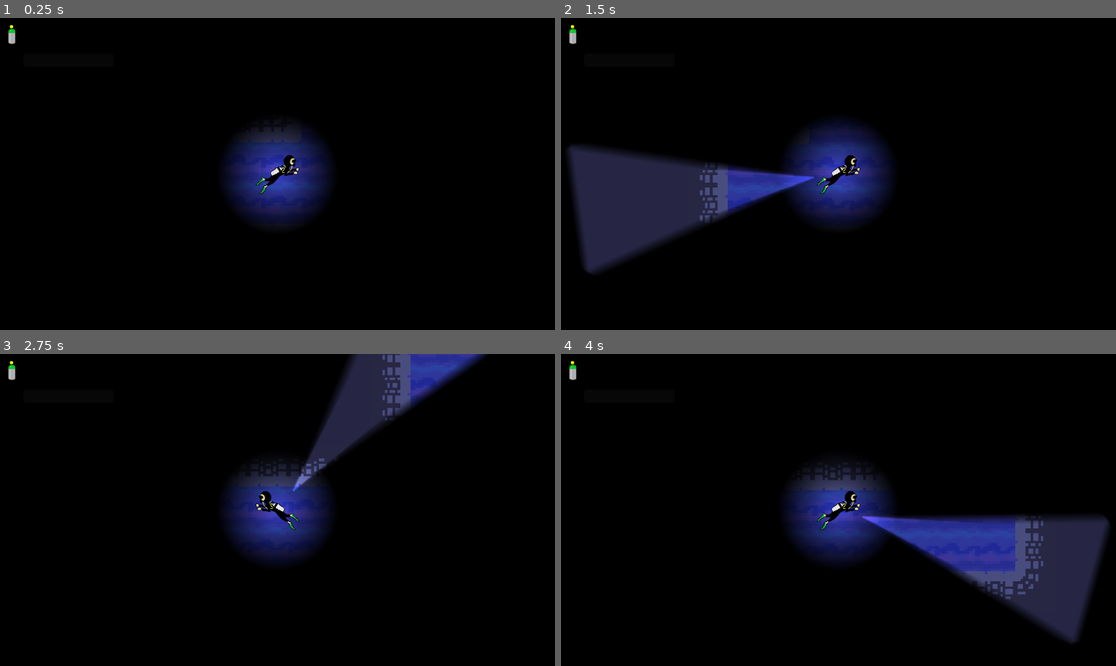
Above: before the commit, frames 1-4 (two rows, left to right).
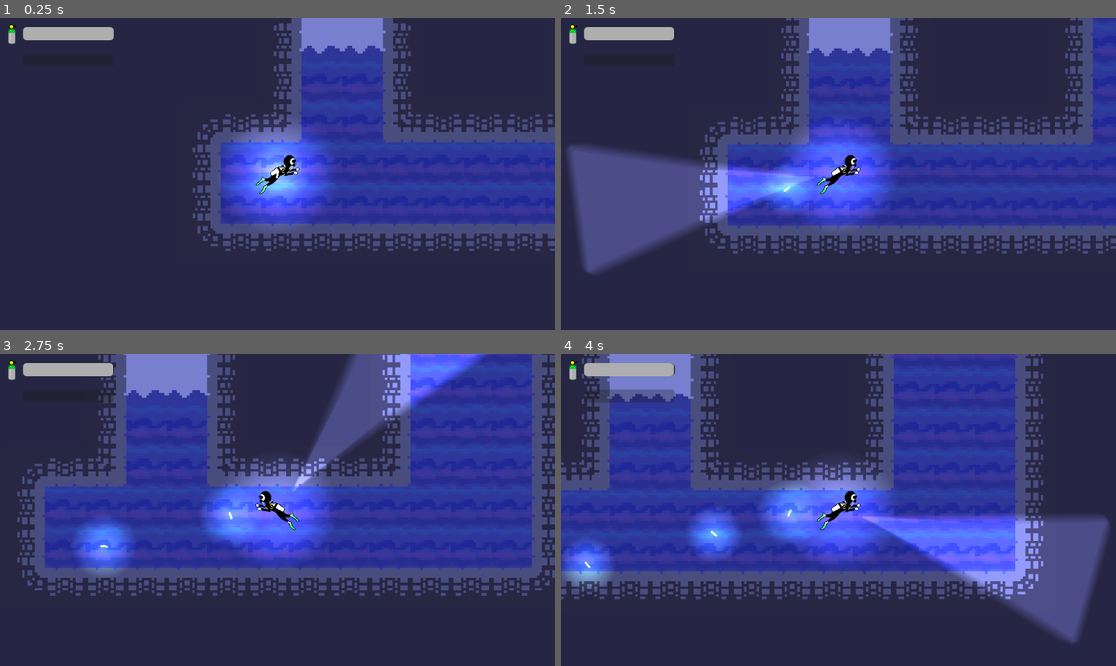
Above: after the commit, the same moments.

Repository: DeclanHarty/InTooDeep
Game: Godot game, scene res://scenes/game_scene.tscn
Same seed, same stepped clock (60 frames per second), same inputs: the game is played once before the commit and once after it. The engine's default icon, where the game draws it, is replaced by a stand-in: a white triangle on a blue panel in a dark square.
Inputs (mouse positions are in pixels of both pictures, inside the frame that each line leads up to):
- Up to frame 1 (0.25 s): no input
- Up to frame 2 (1.5 s): tap Enter at 0.5 s; move the mouse to (960, 158) at 0.52 s; hold Space (drop_glowstick) 0.53-1.28 s; hold Right (ui_right) from 0.53 s (still down); tap Up (ui_up) at 0.77 s; move the mouse to (727, 189) at 1.27 s; tap E (retrieve_glowstick) at 1.35 s
- Up to frame 3 (2.75 s): tap Up (ui_up) at 1.52 s; move the mouse to (333, 441) at 2.02 s; release Right (ui_right) at 2.03 s; hold Left (ui_left) from 2.03 s (still down); hold Space (drop_glowstick) from 2.03 s (still down)
- Up to frame 4 (4 s): move the mouse to (810, 572) at 2.77 s; release Left (ui_left) at 2.78 s; release Space (drop_glowstick) at 2.78 s; hold Right (ui_right) from 2.78 s (still down); tap E (retrieve_glowstick) at 2.85 s; tap Up (ui_up) at 3.02, 3.77 s; move the mouse to (1005, 556) at 3.52 s; hold Space (drop_glowstick) from 3.53 s (still down)

The runs differ from the first frame. In frame 1, 100% of the frame differs, in the area x 0-100%, y 0-100%; in frame 2, 100%; in frame 3, 100%; in frame 4, 100%.
Error before the commit: Parse Error: Could not preload resource file "res://scenes/glowstick.tscn". (res://scripts/glowstick_manager.gd:6)

Commit message:
Updated GameScene and Water Detection

Diff:
--- a/glowstick_interact.gd
+++ b/glowstick_interact.gd
@@ -9,9 +9,7 @@
 		retrive_glowstick.emit()
 
 func _on_area_entered(area: Area2D) -> void:
-	print("entered")
 	player_is_in = true
 
 func _on_area_exited(area: Area2D) -> void:
-	print("exited")
 	player_is_in = false
--- a/scenes/game_scene.tscn
+++ b/scenes/game_scene.tscn
@@ -7,12 +7,9 @@
 [ext_resource type="Script" path="res://scripts/glowstick_manager.gd" id="2_64osl"]
 [ext_resource type="Texture2D" uid="uid://bkan4ybqgutri" path="res://Assets/cave-background-xmrf3cnk7aa9t79a.jpg" id="2_njtht"]
 [ext_resource type="Texture2D" uid="uid://krxmiayby7xl" path="res://icon.svg" id="3_702yu"]
-[ext_resource type="Script" path="res://scripts/water_detection.gd" id="4_6p7kl"]
 [ext_resource type="Script" path="res://scripts/game_ui.gd" id="8_mf8gn"]
 [ext_resource type="Texture2D" uid="uid://brdq5y8hwcggt" path="res://Assets/oxygen_ui.png" id="8_wc5j5"]
-
-[sub_resource type="RectangleShape2D" id="RectangleShape2D_sltc4"]
-size = Vector2(199.727, 106.825)
+[ext_resource type="Script" path="res://scenes/water2.gd" id="10_bv13r"]
 
 [sub_resource type="Gradient" id="Gradient_upfl6"]
 offsets = PackedFloat32Array(0.439759)
@@ -37,6 +34,9 @@
 
 [sub_resource type="StyleBoxEmpty" id="StyleBoxEmpty_0rdwr"]
 
+[sub_resource type="RectangleShape2D" id="RectangleShape2D_va75a"]
+size = Vector2(87, 137)
+
 [node name="GameScene" type="Node2D"]
 
 [node name="Glowstick" parent="." instance=ExtResource("1_lrklx")]
@@ -48,27 +48,6 @@
 permanent_oxygen_depletion_per_seconds = 1.0
 oxygen_depletion_per_seconds = 20.0
 
-[node name="WaterDetection" type="Area2D" parent="."]
-position = Vector2(146, -278)
-collision_layer = 0
-collision_mask = 4
-script = ExtResource("4_6p7kl")
-
-[node name="CollisionShape2D" type="CollisionShape2D" parent="WaterDetection"]
-position = Vector2(-8.94614, 2.74365)
-rotation = -1.57157
-scale = Vector2(1.34444, 1.51737)
-shape = SubResource("RectangleShape2D_sltc4")
-
-[node name="WaterDetection2" type="Area2D" parent="."]
-position = Vector2(435, -1241)
-script = ExtResource("4_6p7kl")
-
-[node name="CollisionShape2D2" type="CollisionShape2D" parent="WaterDetection2"]
-position = Vector2(-1.06665, -1.48218)
-rotation = -1.57157
-shape = SubResource("RectangleShape2D_sltc4")
-
 [node name="MazeWalls" parent="." instance=ExtResource("1_tmx8u")]
 process_physics_priority = 1
 position = Vector2(1061, -824)
@@ -77,6 +56,7 @@
 
 [node name="Player" parent="." instance=ExtResource("1_a3g5g")]
 unique_name_in_owner = true
+collision_layer = 5
 
 [node name="Camera2D" type="Camera2D" parent="Player"]
 
@@ -86,6 +66,7 @@
 texture = SubResource("GradientTexture1D_672j4")
 
 [node name="CanvasModulate" type="CanvasModulate" parent="."]
+visible = false
 color = Color(0, 0, 0, 1)
 
 [node name="Sprite2D" type="Sprite2D" parent="."]
@@ -150,6 +131,26 @@
 [node name="GlowstickManager" type="Node2D" parent="."]
 script = ExtResource("2_64osl")
 
+[node name="Airpocket" type="Area2D" parent="."]
+position = Vector2(133, -324)
+collision_layer = 0
+collision_mask = 4
+script = ExtResource("10_bv13r")
+
+[node name="CollisionShape2D" type="CollisionShape2D" parent="Airpocket"]
+position = Vector2(1.5, -10.5)
+shape = SubResource("RectangleShape2D_va75a")
+
+[node name="Airpocket2" type="Area2D" parent="."]
+position = Vector2(431, -1085)
+collision_layer = 0
+collision_mask = 4
+script = ExtResource("10_bv13r")
+
+[node name="CollisionShape2D" type="CollisionShape2D" parent="Airpocket2"]
+position = Vector2(-1.5, -10.5)
+shape = SubResource("RectangleShape2D_va75a")
+
 [connection signal="oxygen_changed" from="OxygenManager" to="CanvasLayer/GameUI" method="_on_oxygen_manager_oxygen_changed"]
 [connection signal="permanent_oxygen_changed" from="OxygenManager" to="CanvasLayer/GameUI" method="_on_oxygen_manager_permanent_oxygen_changed"]
 [connection signal="child_exiting_tree" from="MazeWalls" to="MazeWalls" method="_on_child_exiting_tree"]
--- a/scenes/glowstick.tscn
+++ b/scenes/glowstick.tscn
@@ -5,6 +5,34 @@
 [ext_resource type="Texture2D" uid="uid://5kim15eni4k7" path="res://Assets/2d_lights_and_shadows_neutral_point_light.webp" id="2_xuiu7"]
 [ext_resource type="Script" path="res://scenes/point_light_2d.gd" id="3_ikpws"]
 [ext_resource type="Script" path="res://glowstick_interact.gd" id="3_rdyrx"]
+
+[sub_resource type="CanvasItemMaterial" id="CanvasItemMaterial_cqa23"]
+blend_mode = 1
+
+[sub_resource type="GDScript" id="GDScript_3etbr"]
+script/source = "extends CharacterBody2D
+
+
+const SINKING_ACCELERATION = 25;
+const MAX_SINK_SPEED = 25;
+var rot_v
+
+func _ready():
+	var turn_direction = randf_range(-1, 1)
+	rot_v = randf_range(.1, 1) * (sign(turn_direction))
+
+
+
+func _physics_process(delta: float) -> void:
+	if(!is_on_floor()):
+		velocity.y = move_toward(velocity.y, MAX_SINK_SPEED, SINKING_ACCELERATION * delta)
+		rotation += rot_v * delta
+	else:
+		rot_v = 0;
+		velocity = Vector2(0,0)
+
+	move_and_slide()
+"
 
 [sub_resource type="CapsuleShape2D" id="CapsuleShape2D_q27we"]
 radius = 2.0
@@ -19,20 +47,21 @@
 
 [node name="CharacterBody2D" type="CharacterBody2D" parent="."]
 material = SubResource("CanvasItemMaterial_cqa23")
+collision_layer = 2
 collision_mask = 2
 script = SubResource("GDScript_3etbr")
 
 [node name="CollisionShape2D" type="CollisionShape2D" parent="CharacterBody2D"]
 shape = SubResource("CapsuleShape2D_q27we")
 
-[node name="PointLight2D" type="PointLight2D" parent="."]
+[node name="PointLight2D" type="PointLight2D" parent="CharacterBody2D"]
 color = Color(0.492, 0.82, 0.492, 0.580392)
 energy = 4.05
 texture = ExtResource("2_xuiu7")
 texture_scale = 0.5
 script = ExtResource("3_ikpws")
 
-[node name="Sprite2D" type="Sprite2D" parent="."]
+[node name="Sprite2D" type="Sprite2D" parent="CharacterBody2D"]
 texture_filter = 1
 texture = ExtResource("1_o6fbv")
 
--- /dev/null
+++ b/scenes/water2.gd
@@ -0,0 +1,15 @@
+extends Area2D
+
+func _ready():
+	self.body_entered.connect(_on_body_entered)
+	self.body_exited.connect(_on_body_exited)
+
+func _on_body_entered(body: Node2D) -> void:
+	print("Enter")
+	%OxygenManager.stop_depleting()
+	%Player.exit_water()
+
+func _on_body_exited(body: Node2D) -> void:
+	print("Exit")
+	%OxygenManager.start_depleting()
+	%Player.enter_water()
--- /dev/null
+++ b/scenes/water_detection_test.tscn
@@ -0,0 +1,17 @@
+[gd_scene load_steps=3 format=3 uid="uid://cx08r4ihr2dnh"]
+
+[ext_resource type="Script" path="res://scenes/water2.gd" id="1_ysv1h"]
+
+[sub_resource type="RectangleShape2D" id="RectangleShape2D_3a158"]
+size = Vector2(32.8341, 302)
+
+[node name="WaterDetectionTest" type="Area2D"]
+scale = Vector2(3.04, 1)
+collision_layer = 0
+script = ExtResource("1_ysv1h")
+
+[node name="CollisionShape2D2" type="CollisionShape2D" parent="."]
+shape = SubResource("RectangleShape2D_3a158")
+
+[connection signal="body_entered" from="." to="." method="_on_body_entered"]
+[connection signal="body_exited" from="." to="." method="_on_body_exited"]
--- a/scripts/player_movement.gd
+++ b/scripts/player_movement.gd
@@ -6,6 +6,8 @@
 const FRICTION = 200.0
 
 var current_speed
+
+var out_of_water : bool = false
 
 signal direction_changed(velocity)
 
@@ -20,6 +22,7 @@
 	move_and_slide()
 
 func update_velocity(input : Vector2, delta : float):
+	print(out_of_water)
 	var norm_input : Vector2 = input.normalized()
 
 	var norm_acceleration := ACCELERATION * norm_input
@@ -32,6 +35,11 @@
 		velocity.x = move_toward(velocity.x, 0, abs(norm_friction.x) * delta)
 	if(sign(input.y) != sign(velocity.y)):
 		velocity.y = move_toward(velocity.y, 0, abs(norm_friction.y) * delta)
+
+
+	if(out_of_water):
+		print(velocity.y)
+		velocity.y = max(velocity.y, 0)
 
 func legacy_update_velocity(input : Vector2, delta : float):
 	if sign(input.x) != sign(velocity.x) and input.x:
@@ -51,3 +59,10 @@
 		velocity.y = move_toward(velocity.y, sign(input.y) * SPEED, ACCELERATION * delta)
 	else:
 		velocity.y = move_toward(velocity.y, 0, FRICTION * delta)
+
+func exit_water():
+	print("Exited Water")
+	out_of_water = true
+
+func enter_water():
+	out_of_water = false
--- a/scripts/water_detection.gd
+++ b/scripts/water_detection.gd
@@ -6,8 +6,22 @@
 func _on_area_2d_body_entered(_body: Node2D) -> void:
 	print("Entered air bubble")
 	%OxygenManager.stop_depleting()
+	%Player.exit_water()
 
 
 func _on_area_2d_body_exited(_body: Node2D) -> void:
 	%OxygenManager.start_depleting()
+	%Player.enter_water()
 	print("Exited air bubble")
+
+
+func _on_area_entered(area: Area2D) -> void:
+	print("Entered air bubble")
+	%OxygenManager.stop_depleting()
+	%Player.exit_water()
+
+
+func _on_area_exited(area: Area2D) -> void:
+	%OxygenManager.start_depleting()
+	%Player.enter_water()
+	print("Exited air bubble")
Not shown: 1 places in scenes/game_scene.tscn that only renumber resources
